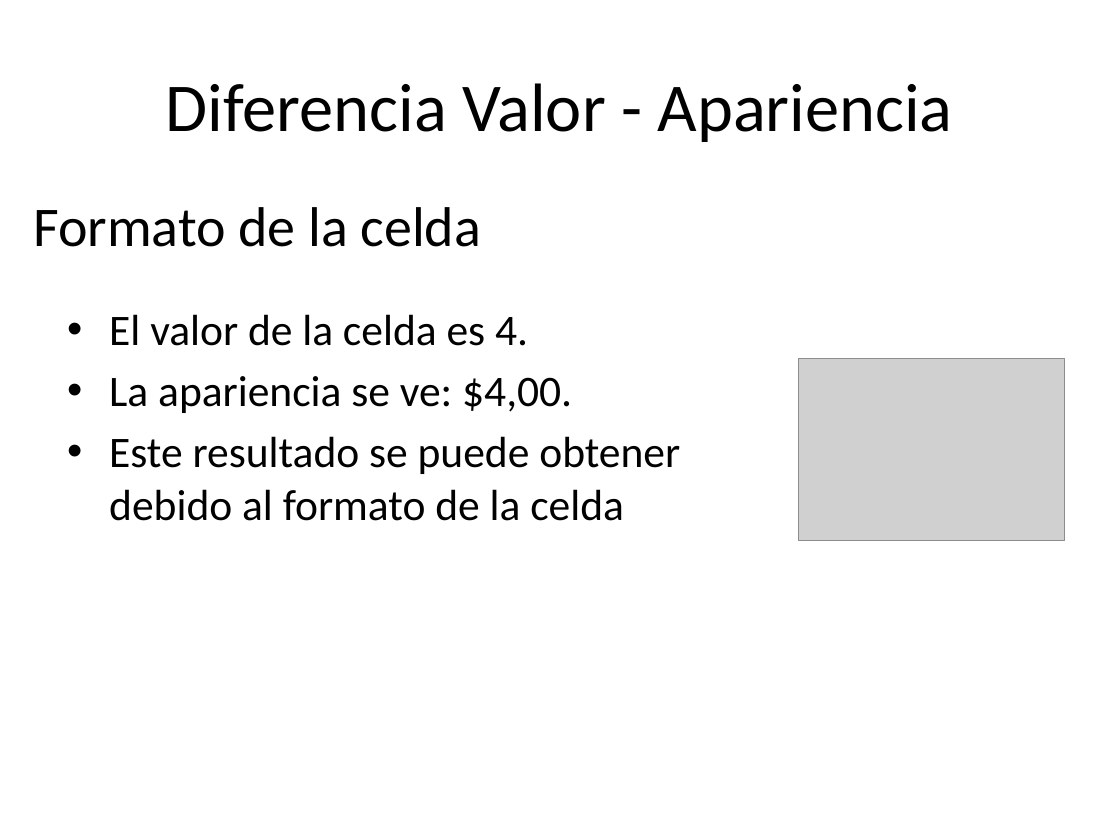
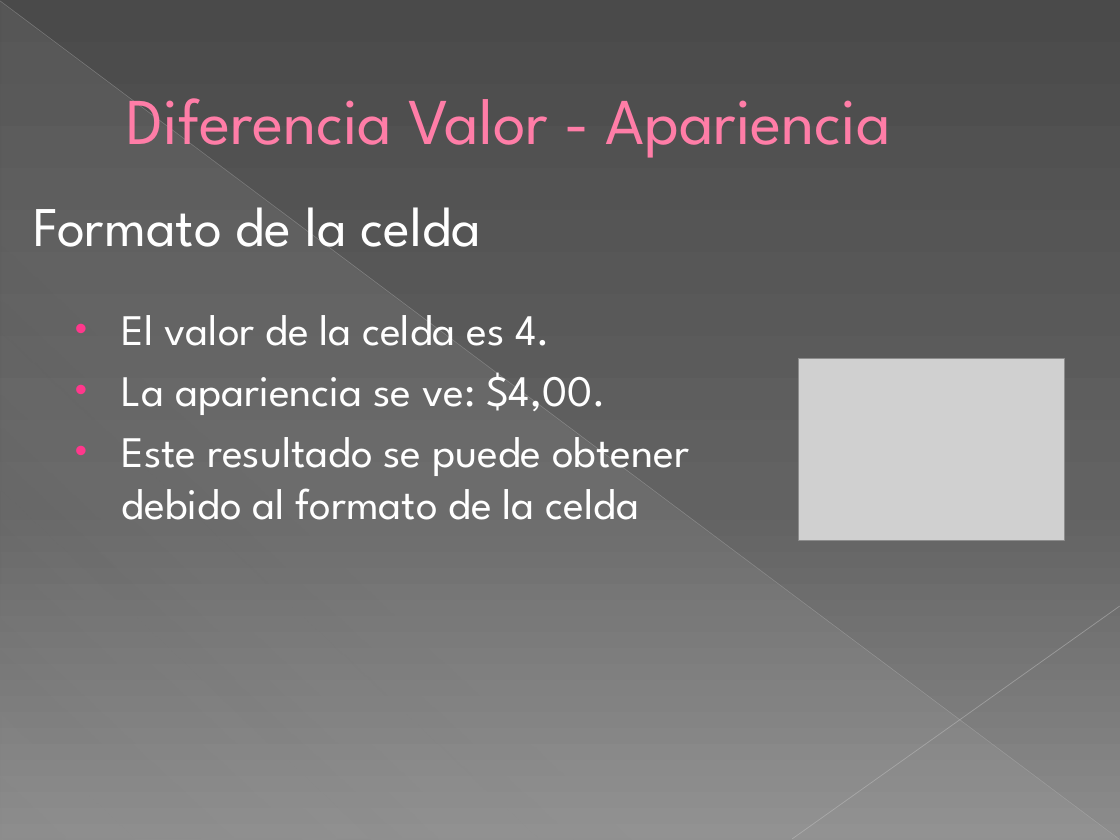
Before and after one commit to kleberloayzacastro/universidad, a slide deck: slide 7 of 2015-2016/clases/computacion_aplicada_2/clase_1/clase1.pptx. Drawn at 1120x840 pixels with LibreOffice and Linux fonts; fonts in the diff are those of the drawing; grey boxes stand for pictures. Boxes give left, top, right and bottom in pixels: in the first picture for what was removed or moved away, otherwise in the second. Text is boxed around its words. In the diff, an @@ line names an element or a change of style, - is before the commit and + after.

```diff
--- a/2015-2016/clases/computacion_aplicada_2/clase_1/clase1.pptx
+++ b/2015-2016/clases/computacion_aplicada_2/clase_1/clase1.pptx
@@ background #FFFFFF to gradient #4A4A4A to #626262 to #8C8C8C @@
@@ line added from (0, 1) to (1119, 839), #BFBFBF 0.39 pt @@
@@ right triangle added at [1,2,1119,840], fill gradient #D2D2D2 @@
@@ title "Diferencia Valor - Apariencia" at [126,98,891,158]: size 44 to 42 pt, font Calibri to League Spartan, text colour #000000 to #FF7DA7, letter outline none to #B12761 0.5 pt; alignment centre to left; indent changed @@
@@ text "Formato de la celda" at [33,207,481,247]: font Calibri to League Spartan, text colour #000000 to #FFFFFF @@
@@ text "El valor de la celda ..." at [122,315,689,520]: font Calibri to League Spartan, text colour #000000 to #FFFFFF; indent changed @@
@@ line added from (1120, 606) to (792, 839), #C6C6C6 0.47 pt @@
```
Also in this commit, not shown: 18 other slides changed, 4 slides added, 1 slide removed, 3 other files.
